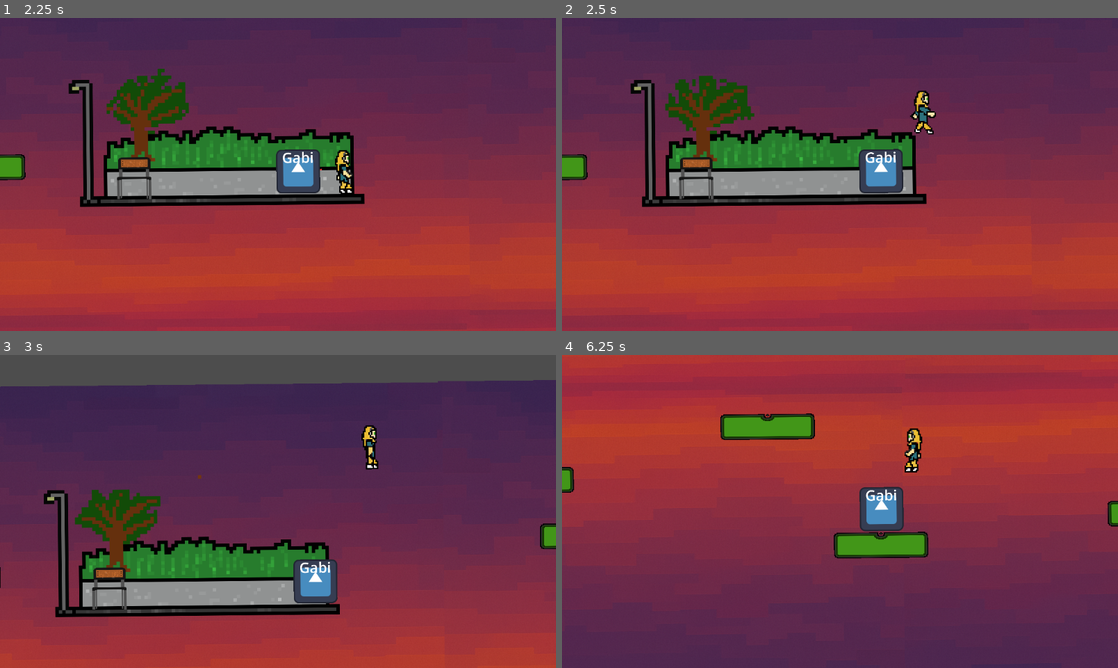
Above: before the commit, frames 1-4 (two rows, left to right).
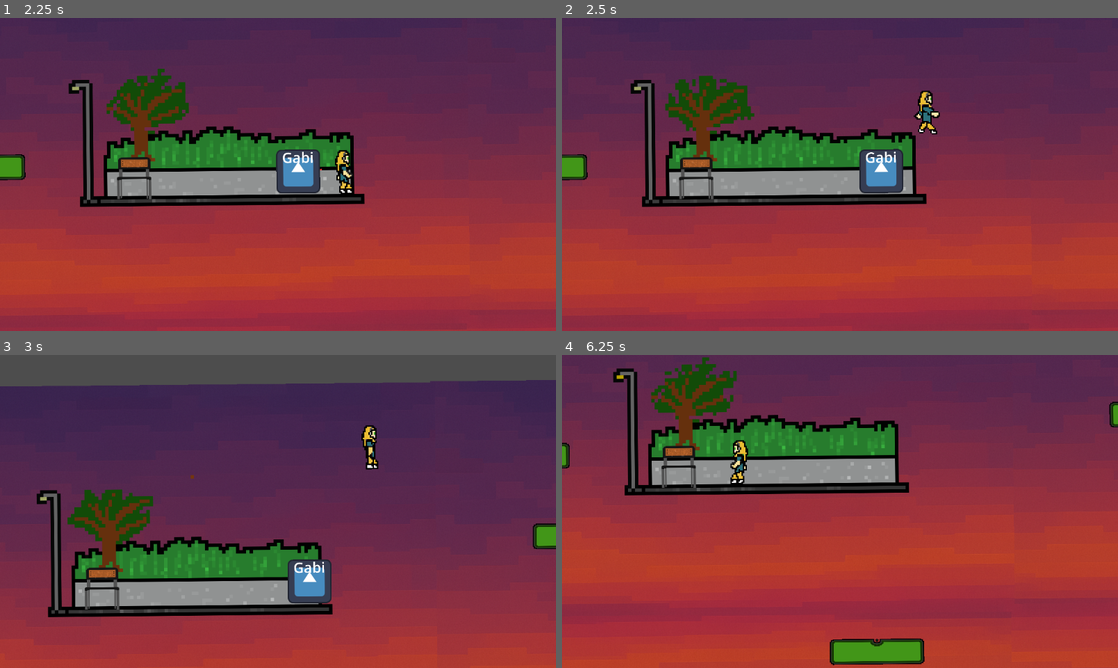
Above: after the commit, the same moments.

Repository: TalesMarc/AngelaCultoRepository
Game: Godot game, scene res://inicio.tscn
Same seed, same stepped clock (60 frames per second), same inputs: the game is played once before the commit and once after it. The engine's default icon, where the game draws it, is replaced by a stand-in: a white triangle on a blue panel in a dark square.
Inputs (mouse positions are in pixels of both pictures, inside the frame that each line leads up to):
- Up to frame 1 (2.25 s): click "Play" at 0.5 s; click "Play" at 1.25 s; move the mouse to (400, 158) at 2.02 s; hold D (move_right) from 2.03 s (still down); hold E (interact) from 2.03 s (still down)
- Up to frame 2 (2.5 s): keep holding D (move_right); keep holding E (interact); tap Space (jump) at 2.27 s; tap Shift (correr, bound only after the commit) at 2.3 s
- Up to frame 3 (3 s): keep holding D (move_right); move the mouse to (166, 527) at 2.77 s; release E (interact) at 2.78 s; tap Shift (correr, bound only after the commit) at 2.85 s
- Up to frame 4 (6.25 s): tap Space (jump) at 3.02, 4.52, 5.27, 6.02 s; tap E (interact) at 3.05, 4.55, 6.05 s; move the mouse to (895, 442) at 3.52 s; release D (move_right) at 3.53 s; hold A (move_left) 3.53-4.28 s; hold E (interact) 3.53-4.28 s; tap Shift (correr, bound only after the commit) at 3.8, 4.35, 5.3, 5.85 s; move the mouse to (812, 574) at 4.27 s; hold D (move_right) 4.28-5.78 s; move the mouse to (1006, 558) at 5.02 s; hold E (interact) 5.03-5.78 s; move the mouse to (673, 464) at 5.77 s; hold A (move_left) from 5.78 s (still down)

Frame 1 is identical in both runs. In frame 2, 0.5% of the frame differs, in the area x 53-68%, y 23-56%; in frame 3, 5.6%; in frame 4, 90%, in the area x 0-100%, y 0-100%.

Commit message:
Atualização manual - 2025-05-18 11:39:55

Diff:
--- a/character_body_2d_2.gd
+++ b/character_body_2d_2.gd
@@ -21,7 +21,7 @@
 	if Input.is_action_just_pressed("jump") and is_on_floor() and not is_interacting:
 		velocity.y = JUMP_VELOCITY
 
-	# Movimento horizontal só se não estiver interagindo
+	# Movimento horizontal (apenas se não estiver interagindo)
 	var input_direction := 0
 	if not is_interacting:
 		if Input.is_action_pressed("move_left"):
@@ -29,7 +29,14 @@
 		if Input.is_action_pressed("move_right"):
 			input_direction += 1
 
-	velocity.x = input_direction * speed
+		# Verifica se está correndo
+		var current_speed = speed
+		if Input.is_action_pressed("correr"):
+			current_speed *= 1.8  # ou use *= 2.0 para dobrar a velocidade
+
+		velocity.x = input_direction * current_speed
+	else:
+		velocity.x = 0  # Sem movimento horizontal ao interagir
 
 	# Move o player e lida com colisões
 	move_and_slide()
--- a/project.godot
+++ b/project.godot
@@ -47,6 +47,11 @@
 "events": [Object(InputEventKey,"resource_local_to_scene":false,"resource_name":"","device":-1,"window_id":0,"alt_press …(192 unchanged characters)…
 ]
 }
+correr={
+"deadzone": 0.2,
+"events": [Object(InputEventKey,"resource_local_to_scene":false,"resource_name":"","device":-1,"window_id":0,"alt_pressed":false,"shift_pressed":false,"ctrl_pressed":false,"meta_pressed":false,"pressed":false,"keycode":0,"physical_keycode":4194325,"key_label":0,"unicode":0,"location":0,"echo":false,"script":null)
+]
+}
 
 [rendering]
 
